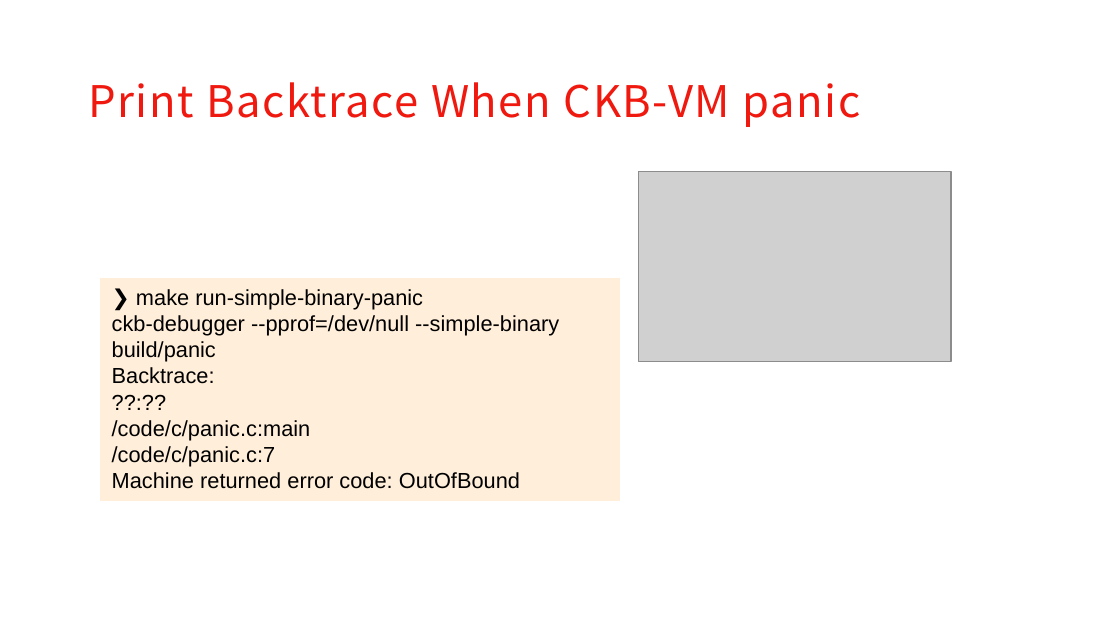
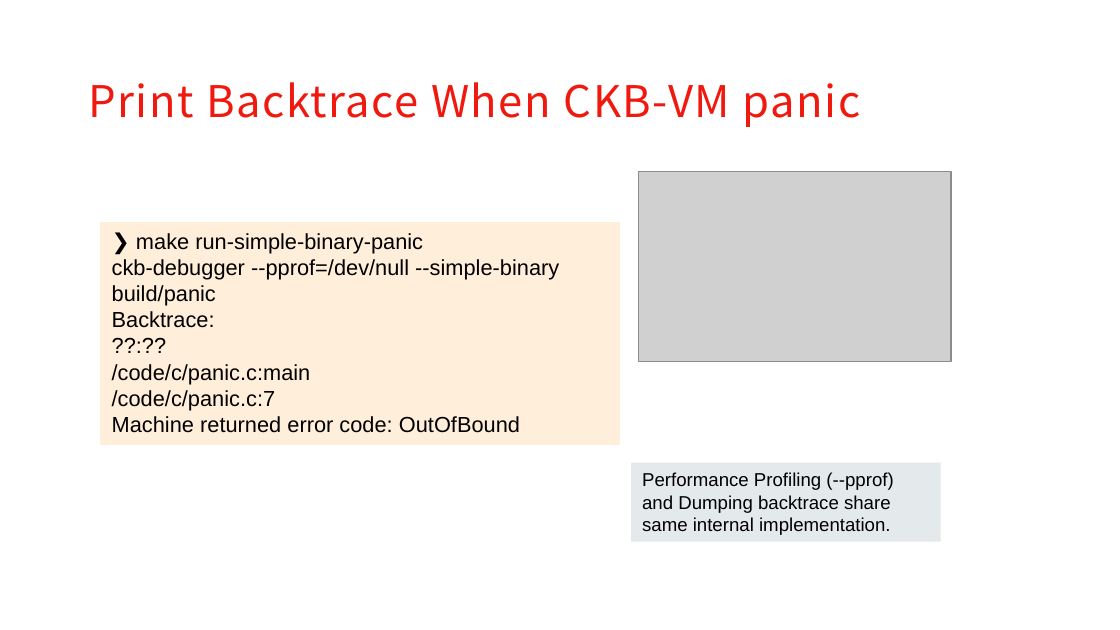
Before and after one commit to XuJiandong/ckb-debugger-playground, a slide deck: slide 13 of slides/presentation.pptx (slide 12 before the commit). Drawn at 1120x630 pixels with LibreOffice and Linux fonts; fonts in the diff are those of the drawing; grey boxes stand for pictures; background and template pictures are left out. Boxes give left, top, right and bottom in pixels: in the first picture for what was removed or moved away, otherwise in the second. Text is boxed around its words. In the diff, an @@ line names an element or a change of style, - is before the commit and + after.

Commit message:
update

```diff
--- a/slides/presentation.pptx
+++ b/slides/presentation.pptx
@@ rectangle "❯ make run-simple-binary-panic": place and size @@
-rectangle "❯ make run-simple-binary-panic" at box(101, 278, 619, 500)
+rectangle "❯ make run-simple-binary-panic" at box(101, 222, 619, 444)
@@ rectangle added at box(632, 463, 941, 542), fill #E4E9EB, 12 pt, text #000000 @@
+Performance Profiling (--pprof) and Dumping backtrace share same internal implementation.
```
Also in this commit, not shown: 1 slide added.
